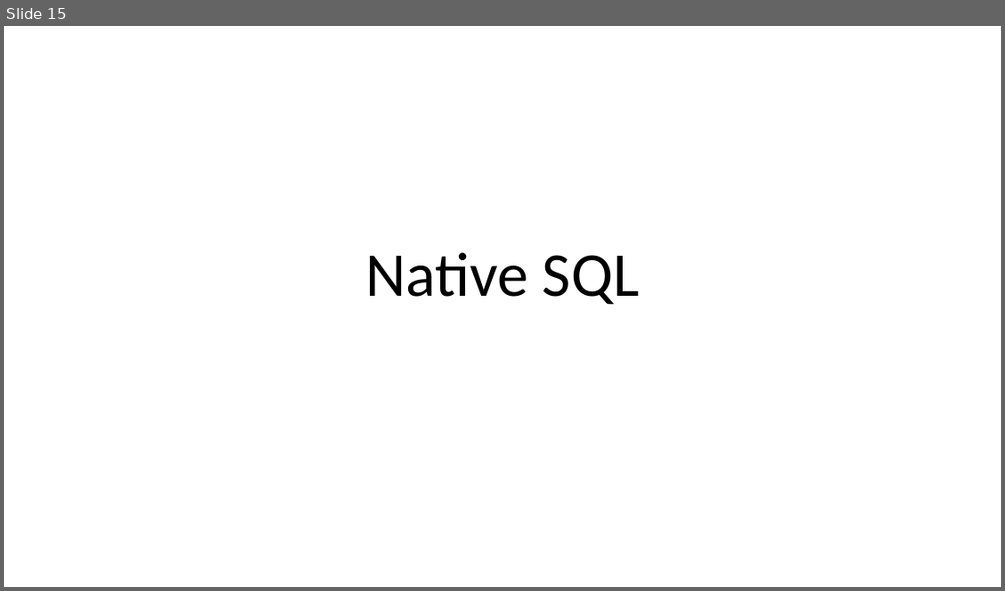
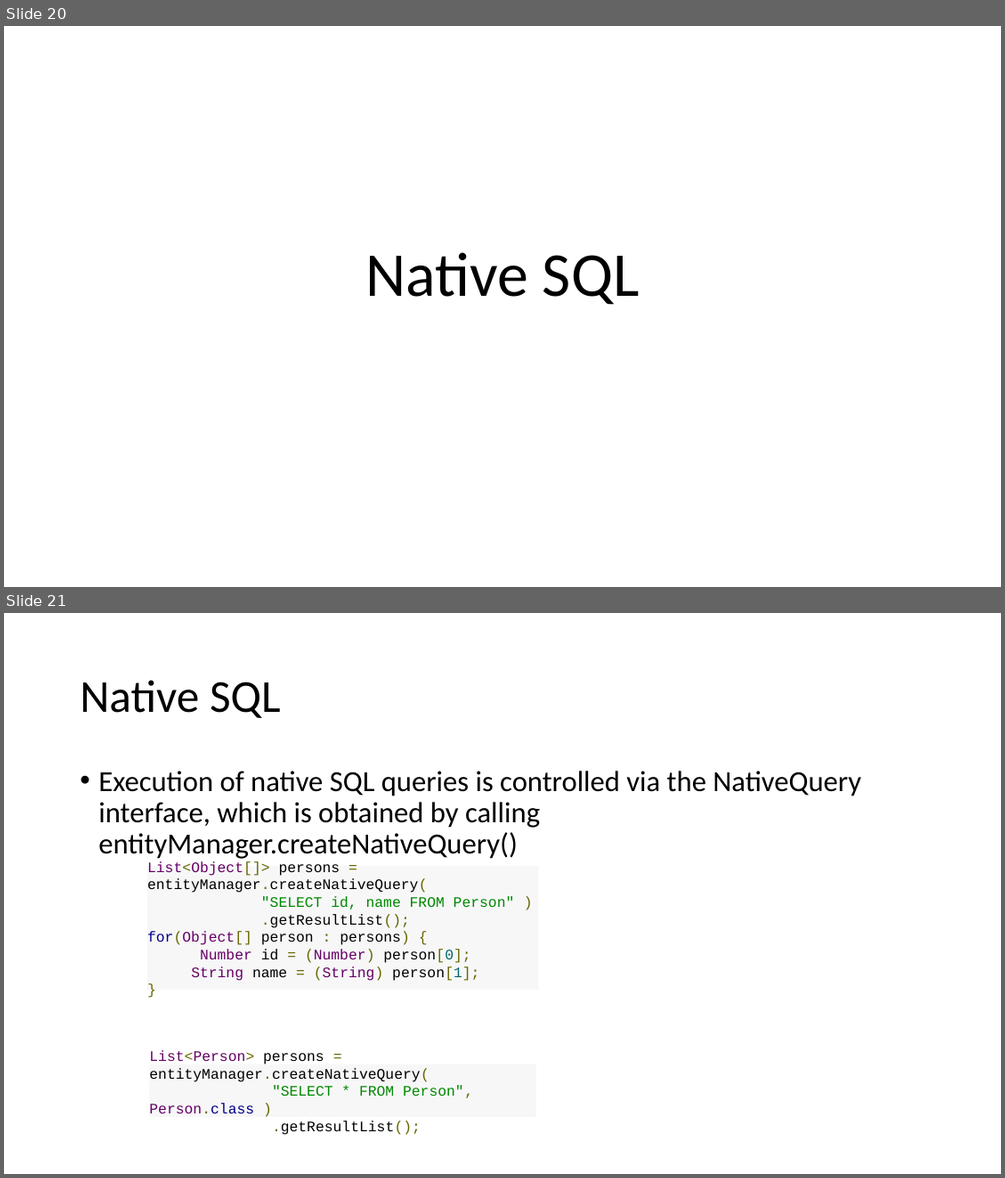
Before and after one commit to lawren43/mytest-repo, a slide deck: test-springmvc/doc/2.JPA Programming.pptx. Shown one above the other, each under a label of ours: slide 15 before the commit, slides 20 and 21 after it. The pictures are 1005x591 and 1005x1178 pixels, drawn with LibreOffice and Linux fonts; fonts in the diff are those of the drawing. Boxes give left, top, right and bottom in pixels: in the first picture for what was removed or moved away, otherwise in the second. Text is boxed around its words. In the diff, an @@ line names an element or a change of style, - is before the commit and + after.

```diff
--- a/test-springmvc/doc/2.JPA Programming.pptx
+++ b/test-springmvc/doc/2.JPA Programming.pptx
@@ slide 21 added at box(4, 613, 1001, 1174), background #FFFFFF @@
@@ title added at box(80, 680, 281, 718), 44 pt, text #000000 @@
+Native SQL
@@ text added at box(98, 771, 861, 859), 28 pt, text #000000 @@
+• Execution of native SQL queries is controlled via the NativeQuery interface, which is obtained by calling entityManager.createNativeQuery()
@@ rectangle added at box(147, 866, 539, 989), fill #F7F7F8, 14 pt, text #000000 @@
+List<Object[]> persons = entityManager.createNativeQuery(
+"SELECT id, name FROM Person" )
+.getResultList();
+for(Object[] person : persons) {
+Number id = (Number) person[0];
+String name = (String) person[1];
+}
@@ rectangle added at box(150, 1064, 536, 1117), fill #F7F7F8, 14 pt, text #000000 @@
+List<Person> persons = entityManager.createNativeQuery(
+"SELECT * FROM Person", Person.class )
+.getResultList();
@@ what was slide 15 is now slide 20 @@
```
Also in this commit, not shown: 1 slide changed, 8 other slides added, 12 slides removed, 7 other files.
